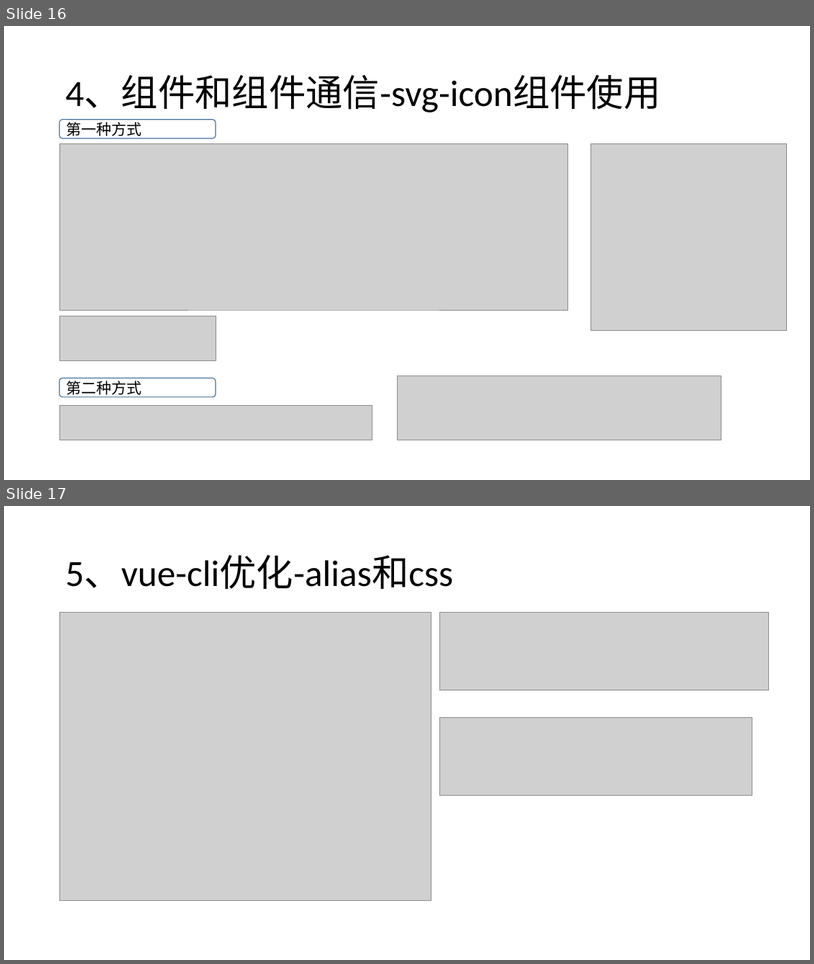
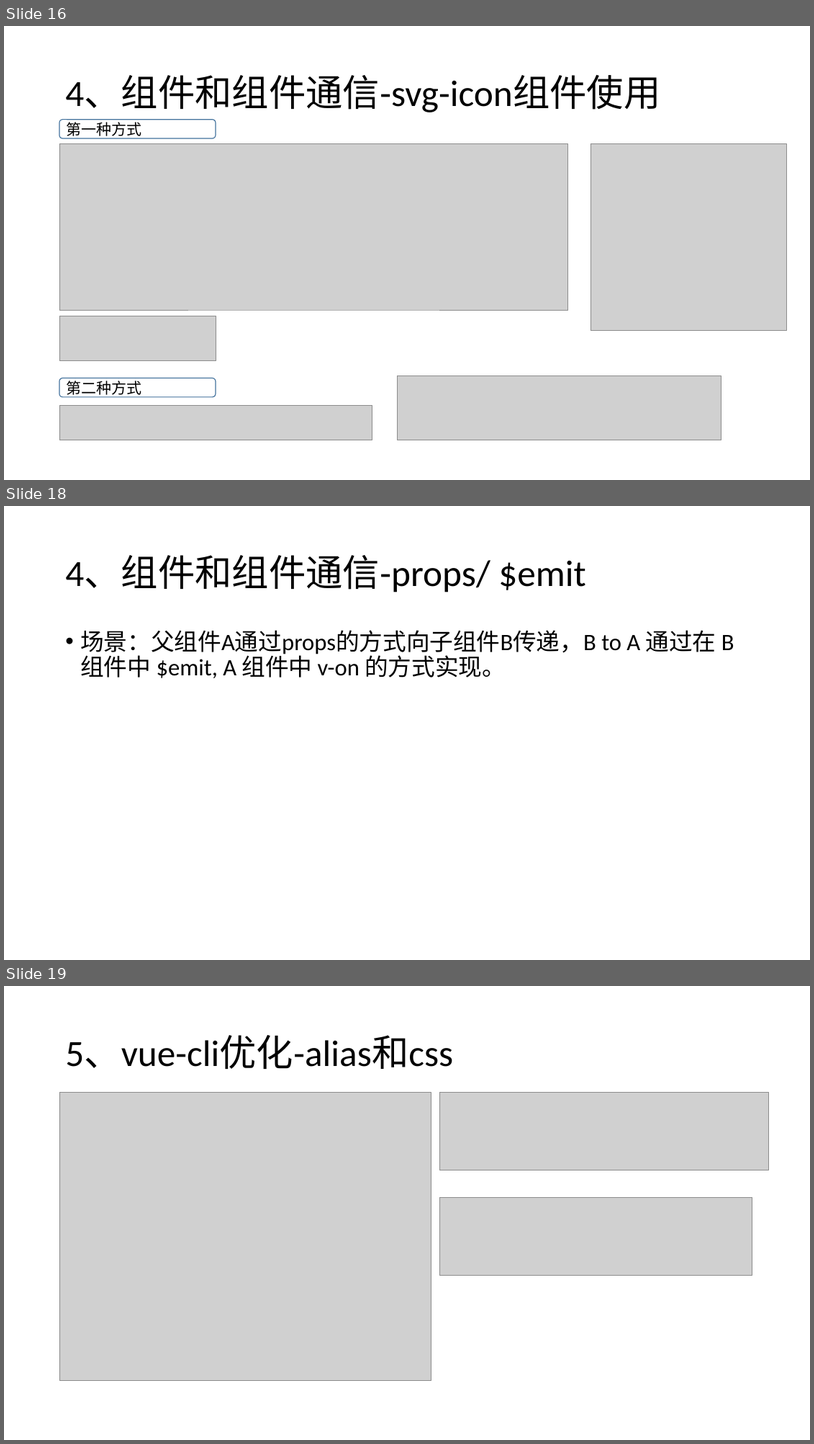
Before and after one commit to liwenxin-jam/vuecli3-starter, a slide deck: doc/vue.pptx. Shown one above the other, each under a label of ours: slides 16 and 17 before the commit, slides 16, 18 and 19 after it; the slides between them are not shown. The pictures are 814x964 and 814x1444 pixels, drawn with LibreOffice and Linux fonts; fonts in the diff are those of the drawing; grey boxes stand for pictures. Boxes give left, top, right and bottom in pixels: in the first picture for what was removed or moved away, otherwise in the second. Text is boxed around its words. In the diff, an @@ line names an element or a change of style, - is before the commit and + after.

```diff
--- a/doc/vue.pptx
+++ b/doc/vue.pptx
@@ slide 18 added at (x1=4, y1=506, x2=810, y2=960), background #FFFFFF @@
@@ title added at (x1=65, y1=555, x2=586, y2=592), 44 pt, text #000000 @@
+4、组件和组件通信-props/ $emit
@@ text added at (x1=80, y1=630, x2=735, y2=678), 28 pt, text #000000 @@
+• 场景：父组件A通过props的方式向子组件B传递，B to A 通过在 B 组件中 $emit, A 组件中 v-on 的方式实现。
@@ what was slide 17 is now slide 19 @@
```
Also in this commit, not shown: 3 slides changed, 1 other slide added, 4 other files.
